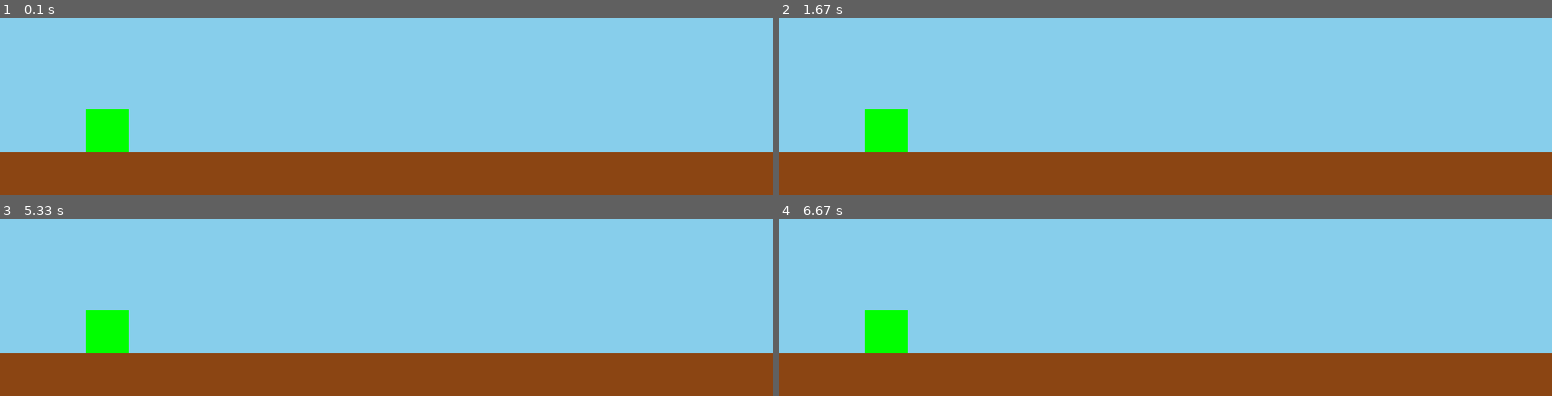
Above: before the commit, frames 1-4 (two rows, left to right).
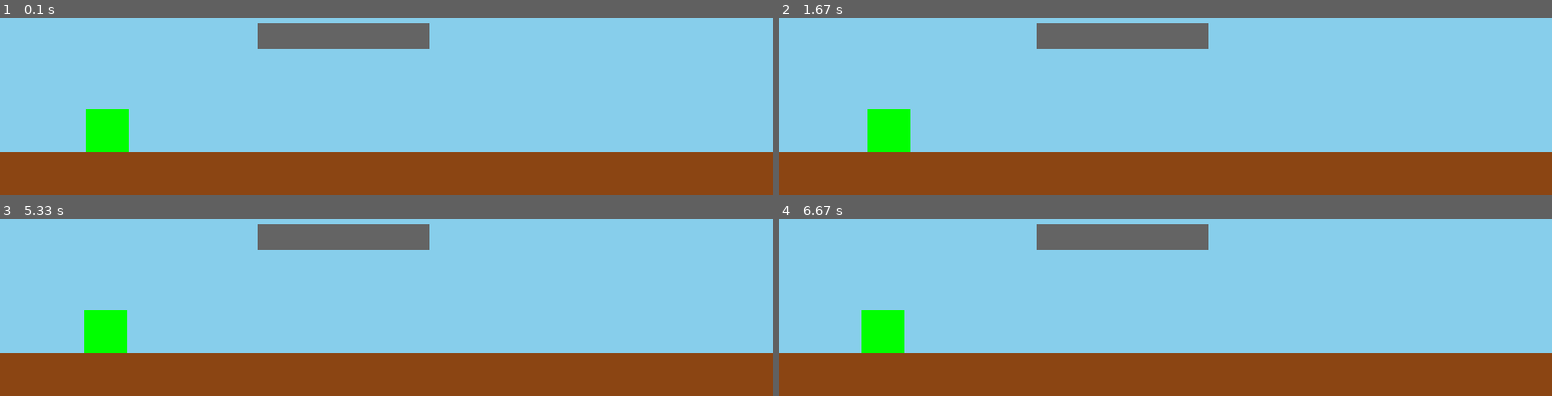
Above: after the commit, the same moments.

Repository: pakki237/fridgo---pygame
Game: pygame game, started from src/main.py
Two runs of this game, one before a commit and one after it. Both use one fixed random seed, a clock stepped at 60 frames per second and the inputs below.
Inputs:
- Up to frame 1 (0.1 s): no input
- Up to frame 2 (1.67 s): tap Space at 0.33 s; hold D 0.67-1.13 s; hold W 1.17-1.63 s
- Up to frame 3 (5.33 s): hold A 2.17-2.7 s; tap Space at 3.73, 5.23 s
- Up to frame 4 (6.67 s): no input

The runs differ from the first frame. In frame 1, 3.2% of the frame differs, in the area x 33-56%, y 2-18%; in frame 2, 3.4%; in frame 3, 3.3%; in frame 4, 3.5%, in the area x 10-56%, y 2-76%.

Commit message:
done basic player movement ,movement is smooth like i wanted and added collision checker sussefully lot to go

Diff:
--- a/src/main.py
+++ b/src/main.py
@@ -1,27 +1,15 @@
 import pygame
+from settings import*
+from player import*
+from physics import*
+from obstacle import*
 pygame.init()
 clock = pygame.time.Clock()
 
-WIDTH = 900
-HEIGHT = 600
-GROUND_HEIGHT = 50
-
-charging = False
-charge = 0
-max_charge = 30
-jump_multiplier = 0.20
-MAX_FALL_SPEED = 900
 
 
-frog_width =50
-frog_height = 50
-frog_x = 100
-frog_y =  HEIGHT - GROUND_HEIGHT - frog_height
 
 
-velocity_y =0
-on_ground = True
-gravity = 1800   # pixels per second²
 
 screen = pygame.display.set_mode((WIDTH,HEIGHT))
 pygame.display.set_caption("FRIDGO")
@@ -31,6 +19,12 @@
 while running:
     dt = clock.tick(120) / 1000
     keys = pygame.key.get_pressed()
+    if keys[pygame.K_a]:
+        direction = -1
+    if keys[pygame.K_d]:
+        direction = 1
+    if keys[pygame.K_w]:
+        direction = 0
     for event in pygame.event.get():
         if event.type == pygame.QUIT:
             running = False
@@ -43,15 +37,16 @@
                 charging = False
 
                 velocity_y = -(charge*30)
+                velocity_x = direction*charge*20
 
                 on_ground = False
                 charge = 0
     if charging:
-        charge += 20*dt
+        charge += 25*dt
 
         if charge > max_charge:
             charge = max_charge
-    print(charge)
+
     # if keys[pygame.K_a]:
     #     frog_x -=2
     # if keys[pygame.K_d]:
@@ -59,27 +54,26 @@
     if frog_x < 0:
          frog_x = 0
     if frog_x + frog_width > WIDTH:
-         frog_x = WIDTH - frog_width
+        frog_x = WIDTH - frog_width
 
-
-    if not on_ground:
-        velocity_y += gravity * dt
-
-    if velocity_y > MAX_FALL_SPEED:
-
-         velocity_y = MAX_FALL_SPEED
-
-    frog_y +=velocity_y*dt
-
-    ground_y = HEIGHT - GROUND_HEIGHT
-    if frog_y + frog_height >= ground_y:
-        frog_y = ground_y - frog_height
-        velocity_y = 0
-        on_ground =True
+    #physics
+    Frog_rect = pygame.Rect(frog_x,frog_y,frog_width,frog_height)
+    Platform_rect = pygame.Rect(platform_x,platform_y,platform_width,platform_height)
+    frog_x,frog_y,velocity_x, velocity_y, on_ground = update_physics(
+    frog_x,
+    frog_y,
+    velocity_x,
+    velocity_y,
+    on_ground,
+    dt
+    )
+    if Frog_rect.colliderect(Platform_rect):
+        print("collision")
 
 
     screen.fill((135,206,235))
     pygame.draw.rect(screen,  (139, 69, 19), (0,HEIGHT - GROUND_HEIGHT,WIDTH, GROUND_HEIGHT)) #x,y,width,height
+    pygame.draw.rect(screen,(100,100,100),(platform_x,platform_y,platform_width,platform_height))
     pygame.draw.rect(screen, (0, 255, 0), (frog_x, frog_y, frog_width, frog_height)) #all the variables has been changed by proper variables
     pygame.display.update()
 
--- /dev/null
+++ b/src/obstacle.py
@@ -0,0 +1,5 @@
+platform_x = 300
+platform_y = 400
+
+platform_width =200
+platform_height =30
--- a/src/physics.py
+++ b/src/physics.py
@@ -0,0 +1,36 @@
+from settings import*
+from player import*
+
+velocity_y =0
+velocity_x =0 #horizontal velocity
+direction = 1
+
+
+on_ground = True
+gravity = 1800   # pixels per second²
+
+AIR_FRICTION = 1.0
+GROUND_FRICTION = 10.0
+
+def update_physics(frog_x,frog_y,velocity_x,velocity_y,on_ground,dt):
+
+
+    if not on_ground:
+            velocity_y += gravity * dt
+
+    if velocity_y > MAX_FALL_SPEED:
+
+             velocity_y = MAX_FALL_SPEED
+
+    frog_y +=velocity_y*dt
+    frog_x +=velocity_x*dt
+    if not on_ground:
+        velocity_x -= velocity_x*AIR_FRICTION*dt
+    else:
+        velocity_x -= velocity_x*GROUND_FRICTION*dt
+    ground_y = HEIGHT - GROUND_HEIGHT
+    if frog_y + frog_height >= ground_y:
+            frog_y = ground_y - frog_height
+            velocity_y = 0
+            on_ground =True
+    return frog_x,frog_y,velocity_x, velocity_y, on_ground
--- a/src/player.py
+++ b/src/player.py
@@ -0,0 +1,9 @@
+from settings import*
+
+
+
+
+frog_width =50
+frog_height = 50
+frog_x = 100
+frog_y =  HEIGHT - GROUND_HEIGHT - frog_height
--- a/src/settings.py
+++ b/src/settings.py
@@ -0,0 +1,9 @@
+WIDTH = 900
+HEIGHT = 600
+GROUND_HEIGHT = 50
+
+charging = False
+charge = 0
+max_charge = 30
+jump_multiplier = 0.20
+MAX_FALL_SPEED = 900
